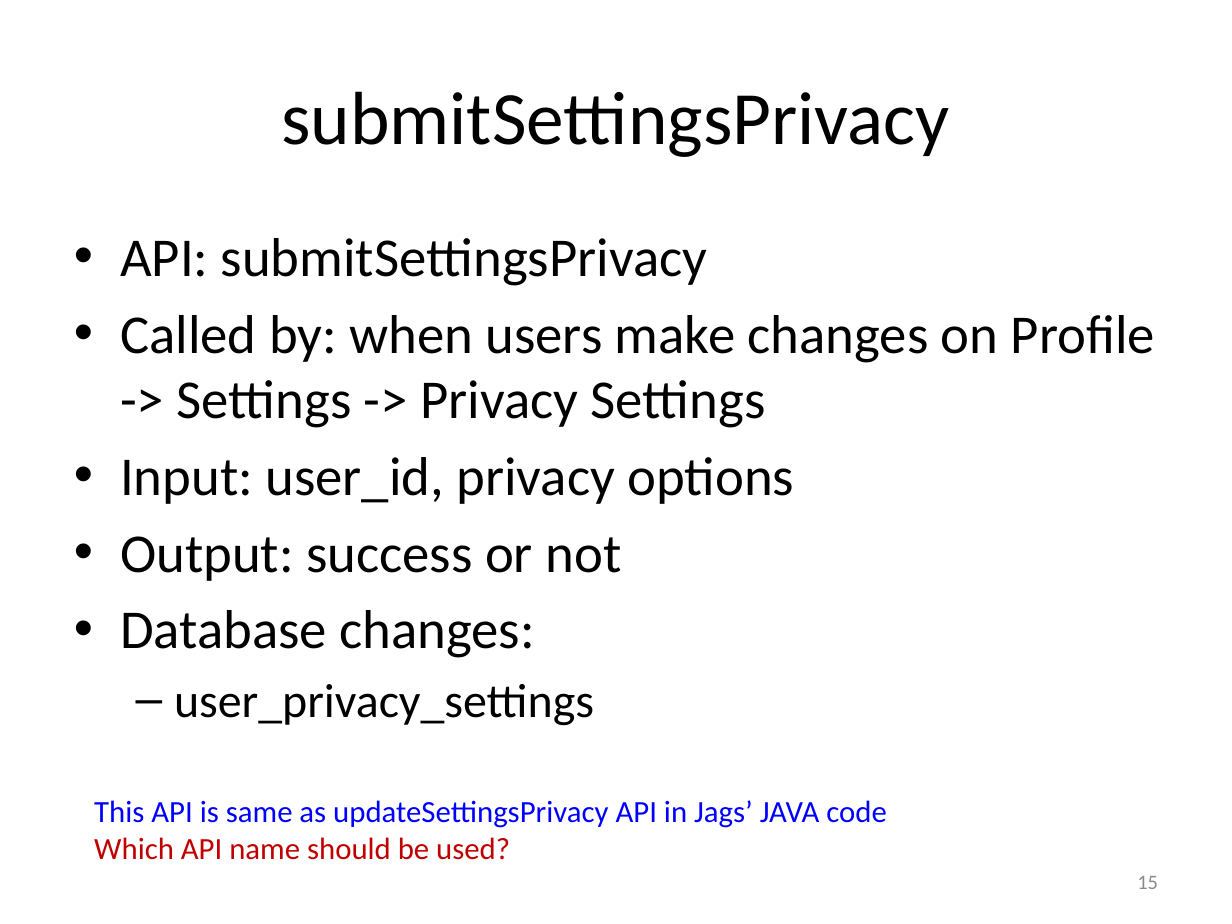
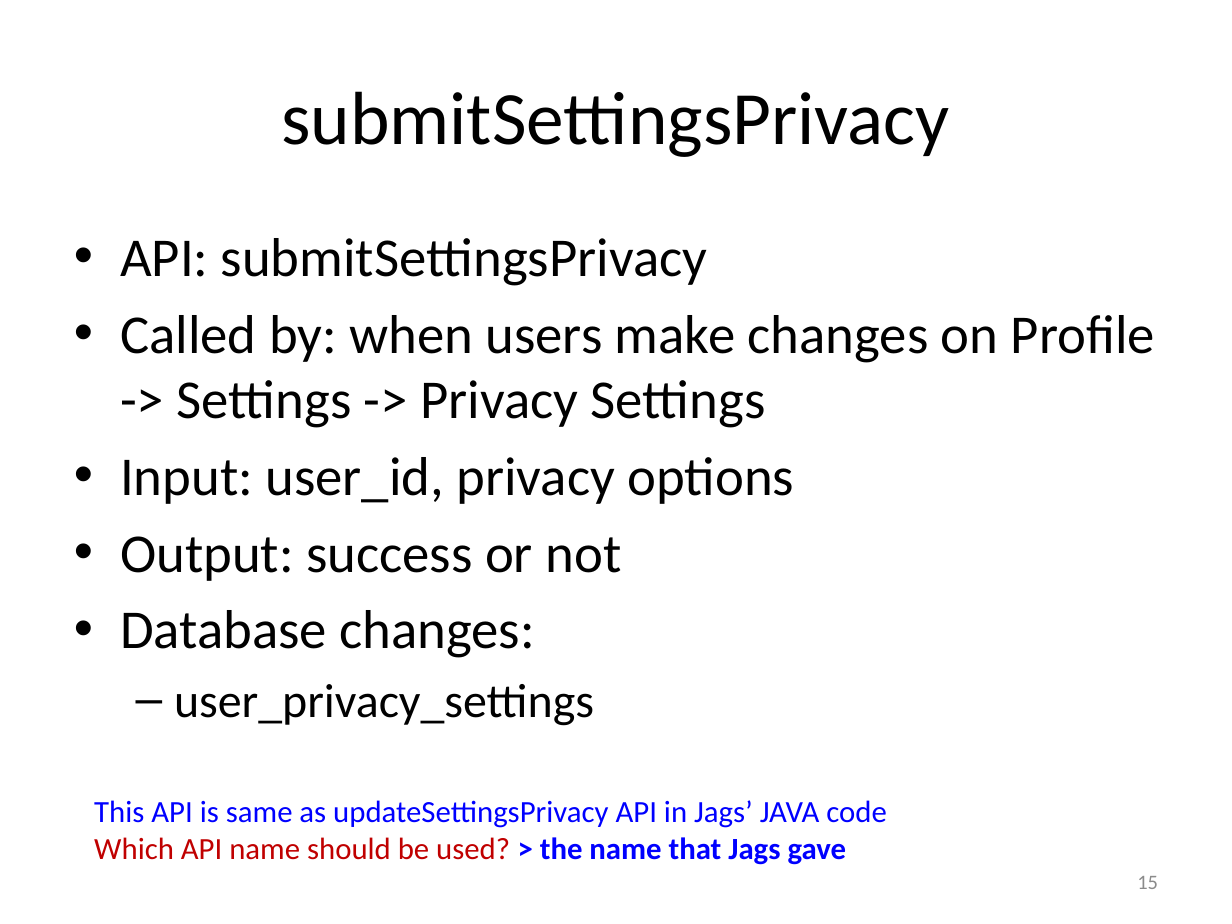
Before and after one commit to catalonia/mob, a slide deck: slide 15 of ws/WS Design Docs/API_Listing.pptx. Drawn at 1232x924 pixels with LibreOffice and Linux fonts; fonts in the diff are those of the drawing. Boxes give left, top, right and bottom in pixels: in the first picture for what was removed or moved away, otherwise in the second. Text is boxed around its words. In the diff, an @@ line names an element or a change of style, - is before the commit and + after.

```diff
--- a/ws/WS Design Docs/API_Listing.pptx
+++ b/ws/WS Design Docs/API_Listing.pptx
@@ text at (94, 837, 847, 865): text changed @@
-Which API name should be used?
+Which API name should be used? > the name that Jags gave
```
Also in this commit, not shown: 8 other slides changed.
